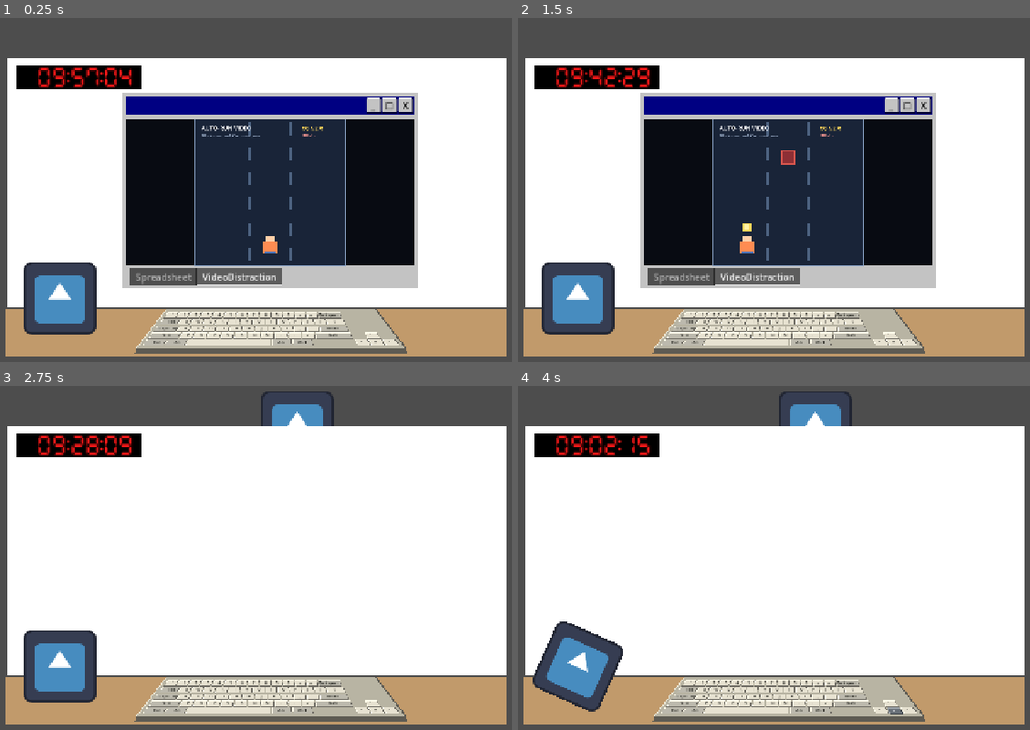
Above: before the commit, frames 1-4 (two rows, left to right).
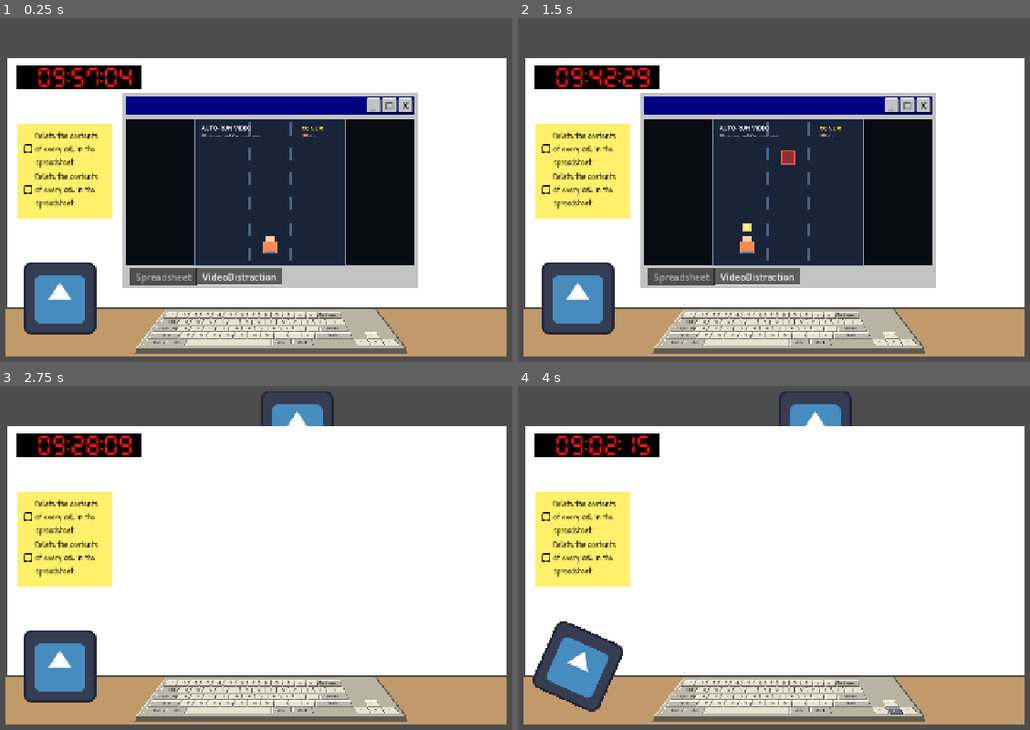
Above: after the commit, the same moments.

Repository: Jelleas/gmtk-2026
Game: Godot game, scene res://src/office/office.tscn
Same seed, same stepped clock (60 frames per second), same inputs: the game is played once before the commit and once after it. This scene is started directly instead of the project's main scene. The engine's default icon, where the game draws it, is replaced by a stand-in: a white triangle on a blue panel in a dark square.
Inputs (mouse positions are in pixels of both pictures, inside the frame that each line leads up to):
- Up to frame 1 (0.25 s): no input
- Up to frame 2 (1.5 s): click "_" at 0.5 s; click "□" at 1.25 s
- Up to frame 3 (2.75 s): click "X" at 2 s
- Up to frame 4 (4 s): tap Enter at 2.75 s; move the mouse to (579, 664) at 2.77 s; hold Right 2.78-3.53 s; tap 0 at 2.85 s; click (579, 664) at 2.92 s; move the mouse to (625, 582) at 3.52 s; hold Down from 3.53 s (still down); tap 1 at 3.6 s

The runs differ from the first frame. In frame 1, 5.1% of the frame differs, in the area x 3-22%, y 30-59%; in frame 2, 5.1%; in frame 3, 5.1%; in frame 4, 5.1%.

Commit message:
start on tasks

Diff:
--- a/src/computer/spreadsheet/spreadsheet.gd
+++ b/src/computer/spreadsheet/spreadsheet.gd
@@ -1,4 +1,6 @@
 extends Control
+
+class_name Spreadsheet
 
 signal cell_text_changed(row: int, col: int, text: String)
 
--- /dev/null
+++ b/src/computer/task/empty_spreadsheet_task.gd
@@ -0,0 +1,18 @@
+class_name EmptySpreadsheetTask
+extends Task
+
+func _init(spreadsheet: Spreadsheet) -> void:
+	super._init(
+		"Empty the spreadsheet",
+		"Delete the contents of every cell in the spreadsheet.",
+		spreadsheet,
+	)
+	spreadsheet.cell_text_changed.connect(check_completed)
+
+func check_completed() -> bool:
+	var spreadsheet := target as Spreadsheet
+	for row in range(spreadsheet.ROWS):
+		for col in range(spreadsheet.COLS):
+			if not spreadsheet.get_cell_text(row, col).is_empty():
+				return false
+	return true
--- /dev/null
+++ b/src/computer/task/fill_row_task.gd
@@ -0,0 +1,39 @@
+class_name FillRowTask
+extends Task
+
+const ROW_NUMBERS: Array[String] = [
+	"first",
+	"second",
+	"third",
+	"fourth",
+	"fifth",
+	"sixth",
+	"seventh",
+	"eight"
+]
+
+var row_number: int
+
+func _init(spreadsheet: Spreadsheet, _row_number: int=-1) -> void:
+	if _row_number > ROW_NUMBERS.size():
+		push_error("row_number must be < %i" % [ROW_NUMBERS.size()])
+
+	if _row_number < 0:
+		row_number = randi() % ROW_NUMBERS.size()
+	else:
+		row_number = _row_number
+
+	spreadsheet.cell_text_changed.connect(check_completed)
+
+	super._init(
+		"Fill the first row",
+		"Enter a number in every cell of the spreadsheet's %s row." % [ROW_NUMBERS[row_number]],
+		spreadsheet,
+	)
+
+func check_completed() -> bool:
+	var spreadsheet := target as Spreadsheet
+	for col in range(spreadsheet.COLS):
+		if not spreadsheet.get_cell_text(0, col).is_valid_float():
+			return false
+	return true
--- /dev/null
+++ b/src/computer/task/task.gd
@@ -0,0 +1,12 @@
+@abstract class_name Task
+
+var title: String
+var description: String
+var target: Node
+
+func _init(p_title: String, p_description: String, p_target: Node) -> void:
+	title = p_title
+	description = p_description
+	target = p_target
+
+@abstract func check_completed() -> bool
--- /dev/null
+++ b/src/computer/task/task_store.gd
@@ -0,0 +1,24 @@
+class_name TaskStore
+
+var TASK_TYPES := [
+	FillRowTask,
+	EmptySpreadsheetTask,
+]
+
+var spreadsheet: Spreadsheet
+var active_tasks: Array[Task] = []
+
+func _init(p_spreadsheet: Spreadsheet) -> void:
+	spreadsheet = p_spreadsheet
+	EventBus.task_completed.connect(on_task_completed)
+
+func assign_new_task() -> Task:
+	var task_type: Script = TASK_TYPES[randi() % TASK_TYPES.size()]
+	var task: Task = task_type.new(spreadsheet)
+	active_tasks.append(task)
+
+	EventBus.task_added.emit(task)
+	return task
+
+func on_task_completed(task: Task) -> void:
+	active_tasks.erase(task)
--- a/src/event_bus/event_bus.gd
+++ b/src/event_bus/event_bus.gd
@@ -9,3 +9,6 @@
 
 signal punish(weight: float)
 signal punishment_ended()
+
+signal task_added(task: Task)
+signal task_completed(task: Task)
--- a/src/office/office.gd
+++ b/src/office/office.gd
@@ -1 +1,9 @@
 extends Node2D
+
+var task_store: TaskStore
+
+func _ready():
+	task_store = TaskStore.new($Screen/Computer.spreadsheet)
+
+	for i in range(2):
+		task_store.assign_new_task()
--- a/src/office/office.tscn
+++ b/src/office/office.tscn
@@ -6,6 +6,7 @@
 [ext_resource type="PackedScene" uid="uid://dolb7fbje0brd" path="res://src/clock/clock.tscn" id="4_yltk5"]
 [ext_resource type="PackedScene" uid="uid://pnkt02rak0tl" path="res://src/computer/computer.tscn" id="5_jfxul"]
 [ext_resource type="PackedScene" uid="uid://do1n2ahu8dm8u" path="res://src/keyboard/keyboard.tscn" id="6_yltk5"]
+[ext_resource type="PackedScene" uid="uid://dk37h2v0q8mxr" path="res://src/postit/postit.tscn" id="7_pcami"]
 
 [node name="Office" type="Node2D" unique_id=1406735297]
 script = ExtResource("1_6infj")
@@ -37,14 +38,21 @@
 position = Vector2(713, 383)
 
 [node name="Screen" type="Control" parent="." unique_id=429750863]
+clip_contents = true
+layout_mode = 3
+anchors_preset = 0
 offset_left = 407.0
 offset_top = 186.0
 offset_right = 924.0
 offset_bottom = 529.0
-clip_contents = true
 
 [node name="Computer" parent="Screen" unique_id=545264087 instance=ExtResource("5_jfxul")]
+layout_mode = 1
 
 [node name="Keyboard" parent="." unique_id=1045196519 instance=ExtResource("6_yltk5")]
 position = Vector2(442, 571)
 scale = Vector2(0.7, 0.5)
+
+[node name="PostIt" parent="." unique_id=1177477717 instance=ExtResource("7_pcami")]
+position = Vector2(222, 239)
+scale = Vector2(0.7, 0.7)
--- a/src/postit/postit.gd
+++ b/src/postit/postit.gd
@@ -14,8 +14,8 @@
 func _ready() -> void:
 	background.color = note_color
 
-	add_item("plinten", true)
-	add_item("cry")
+	EventBus.task_added.connect(on_task_added)
+	EventBus.task_completed.connect(on_task_completed)
 
 func add_item(text: String, checked: bool = false) -> TodoItem:
 	var item: TodoItem = TodoItemScene.instantiate()
@@ -33,3 +33,14 @@
 func clear_items() -> void:
 	for child in todo_list.get_children():
 		child.queue_free()
+
+func on_task_added(task: Task):
+	add_item(task.description)
+
+func on_task_completed(task: Task):
+	var i = 0
+	for todo_item in todo_list.get_children():
+		if todo_item.text == task.text:
+			set_item_checked(i, true)
+			return
+		i += 1
Not shown, added: src/computer/task/empty_spreadsheet_task.gd.uid
Not shown, added: src/computer/task/fill_row_task.gd.uid
Not shown, added: src/computer/task/task.gd.uid
Not shown, added: src/computer/task/task_store.gd.uid
